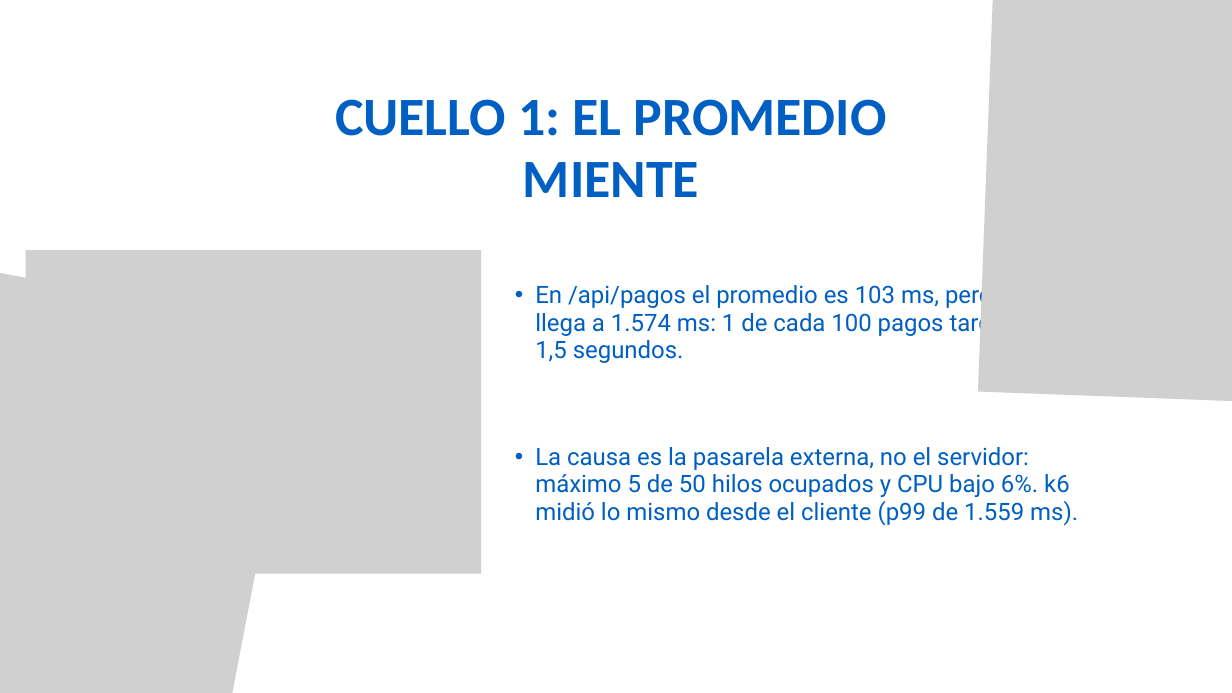
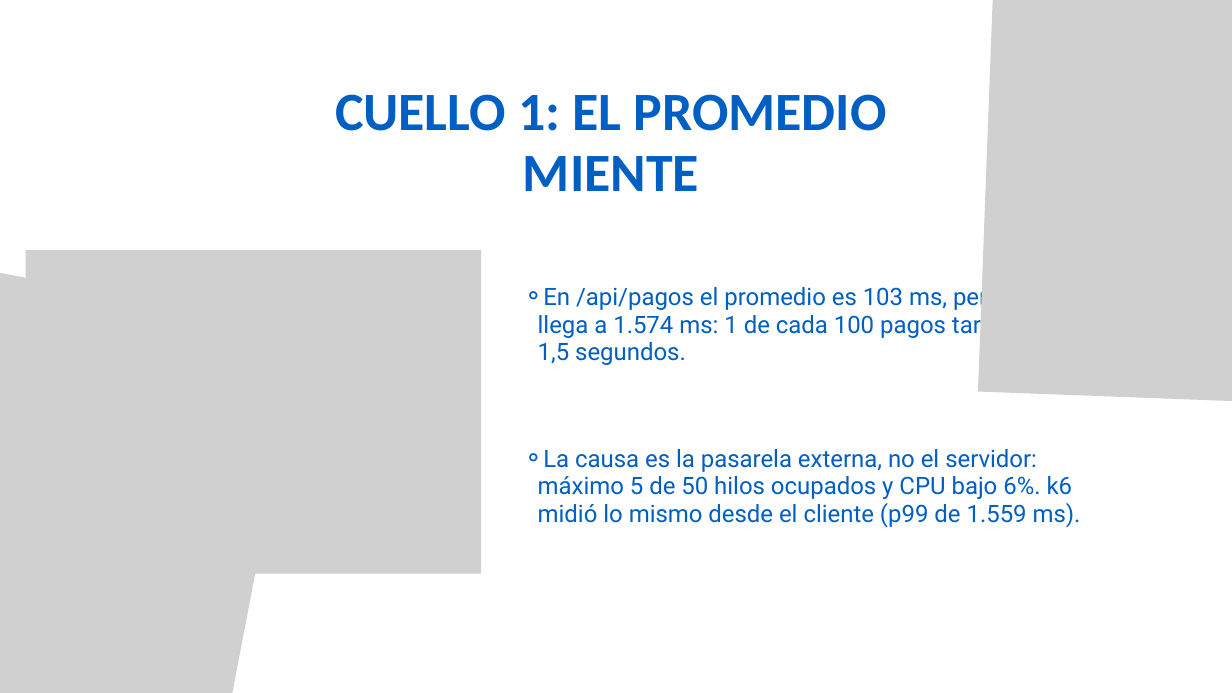
Before and after one commit to JuanTobon7/arquitectura-software, a slide deck: slide 12 of observabilidad-demo/presentacion/presentacion-observabilidad-canva.pptx (slide 9 before the commit). Drawn at 1232x693 pixels with LibreOffice and Linux fonts; fonts in the diff are those of the drawing; grey boxes stand for pictures. Boxes give left, top, right and bottom in pixels: in the first picture for what was removed or moved away, otherwise in the second. Text is boxed around its words. In the diff, an @@ line names an element or a change of style, - is before the commit and + after.

```diff
--- a/observabilidad-demo/presentacion/presentacion-observabilidad-canva.pptx
+++ b/observabilidad-demo/presentacion/presentacion-observabilidad-canva.pptx
@@ text "CUELLO 1: EL PROMEDIO MIENTE": place and size @@
-text "CUELLO 1: EL PROMEDIO MIENTE" at (335,99,887,197)
+text "CUELLO 1: EL PROMEDIO MIENTE" at (335,94,887,191)
@@ text "En /api/pagos el promedio es ..." at (538,284,1007,365): bullet • to ⚬; list level 2 to 3 in "En /api/pagos el promedio es ..." @@
@@ text "La causa es la pasarela ..." at (538,449,1081,528): bullet • to ⚬; list level 2 to 3 in "La causa es la pasarela ..." @@
```
Also in this commit, not shown: 14 other slides changed, 4 slides added, 1 slide removed, 1 other file.
